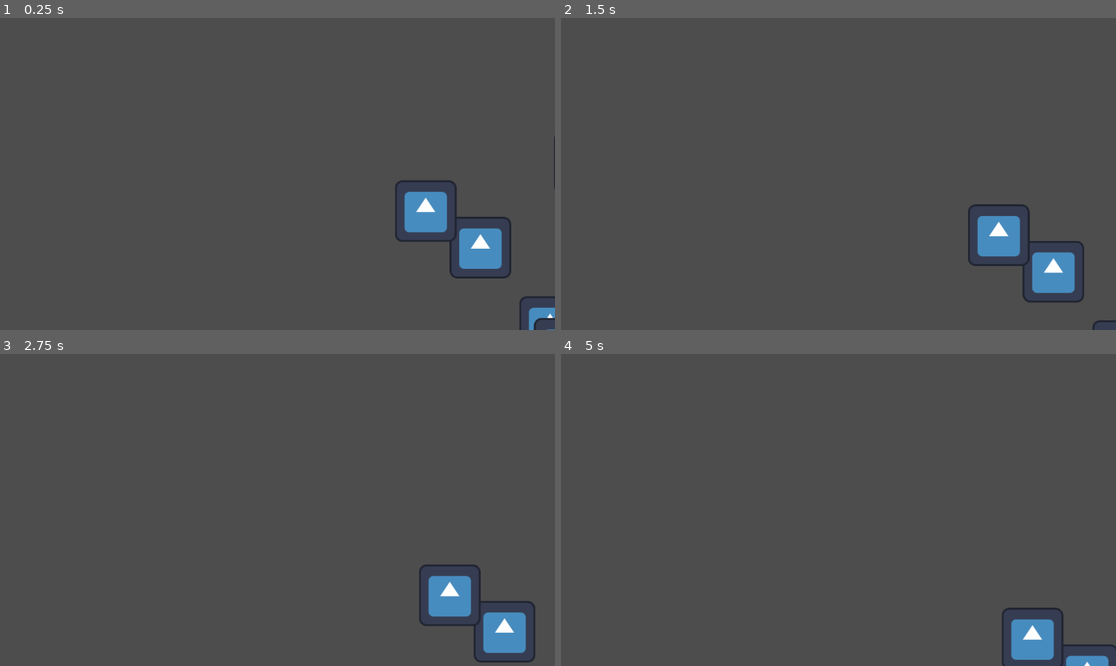
Above: before the commit, frames 1-4 (two rows, left to right).
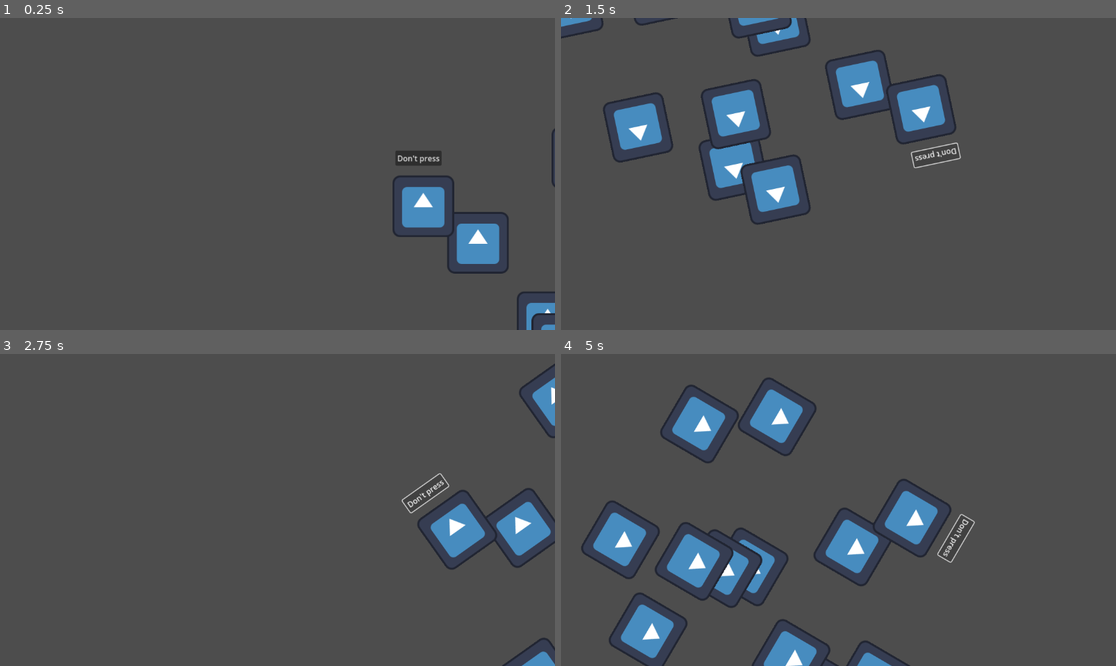
Above: after the commit, the same moments.

Repository: ge0metri/GodtSpoergsmaal
Game: Godot game, scene res://test/main_test.tscn
The game is run twice, just before and just after one commit, with the same random seed, the same clock (stepped at 60 frames per second) and the same inputs. Before the commit the project has no main scene; this scene is started directly in both runs. The engine's default icon, where the game draws it, is replaced by a stand-in: a white triangle on a blue panel in a dark square.
Inputs (mouse positions are in pixels of both pictures, inside the frame that each line leads up to):
- Up to frame 1 (0.25 s): no input
- Up to frame 2 (1.5 s): click (977, 158) at 0.5 s, where only the run after the commit has a clickable "Don't press"; click (938, 161) at 1.25 s, where only the run after the commit has a clickable "Don't press"
- Up to frame 3 (2.75 s): click (377, 491) at 2 s, where only the run after the commit has a clickable "Don't press"
- Up to frame 4 (5 s): no input

The runs differ from the first frame. In frame 1, 2.6% of the frame differs, in the area x 70-100%, y 35-100%; in frame 2, 11%; in frame 3, 6.0%; in frame 4, 13%, in the area x 3-100%, y 7-100%.

Commit message:
Created unit grid

Diff:
--- /dev/null
+++ b/game_logic/unit.gd
@@ -0,0 +1,5 @@
+## Keeps track of unit stats
+extends Resource
+class_name Unit
+
+@export var base_hp: int
--- /dev/null
+++ b/game_logic/unit_grid.gd
@@ -0,0 +1,34 @@
+## This class keeps track of unit starting positions
+extends Resource
+class_name UnitGrid
+
+var map_size_width := 10
+var map_size_height := 6
+var friendly_height := 3
+
+signal unit_added(position: Vector2i, unit: UnitState)
+
+var grid: Dictionary[Vector2i, UnitState] = {}
+
+func add_unit(position: Vector2i, unit: UnitState) -> void:
+	if position.x >= map_size_width:
+		return
+	if position.x < 0:
+		return
+	if unit.team == Enums.Team.PLAYER and (position.y >= friendly_height or position.y < 0):
+		return
+	if unit.team == Enums.Team.ENEMY and (position.y < friendly_height or position.y >= map_size_height):
+		print("Illegal enemy placement")
+		return
+
+	grid[position] = unit
+	unit_added.emit(position, unit)
+
+func remove_unit(position: Vector2i) -> void:
+	grid.erase(position)
+
+func is_tile_occupied(position: Vector2i) -> bool:
+	return grid.has(position)
+
+func get_all_units() -> Array[UnitState]:
+	return grid.values() as Array[UnitState]
--- /dev/null
+++ b/game_logic/unit_state.gd
@@ -0,0 +1,4 @@
+extends Resource
+class_name UnitState
+
+var team: Enums.Team
--- /dev/null
+++ b/helpers/enums.gd
@@ -0,0 +1,5 @@
+class_name Enums
+enum Team {
+	PLAYER,
+	ENEMY,
+}
--- a/project.godot
+++ b/project.godot
@@ -11,5 +11,6 @@
 [application]
 
 config/name="godt-spoersmaal"
+run/main_scene="uid://dg4tfv0eobrua"
 config/features=PackedStringArray("4.5", "Forward Plus")
 config/icon="res://icon.svg"
--- a/test/main_test.tscn
+++ b/test/main_test.tscn
@@ -5,6 +5,7 @@
 
 [node name="Node2D" type="Node2D"]
 script = ExtResource("1_7otsb")
+change = true
 
 [node name="Node2D" parent="." instance=ExtResource("1_plck6")]
 
@@ -45,3 +46,10 @@
 [node name="Node2D19" parent="." instance=ExtResource("1_plck6")]
 
 [node name="Node2D20" parent="." instance=ExtResource("1_plck6")]
+
+[node name="Button" type="Button" parent="."]
+offset_right = 8.0
+offset_bottom = 8.0
+text = "Don't press"
+
+[connection signal="pressed" from="Button" to="." method="_on_button_pressed"]
--- /dev/null
+++ b/test/new_resource.tres
@@ -0,0 +1,15 @@
+[gd_resource type="Resource" load_steps=4 format=3 uid="uid://cbswgq0t600kb"]
+
+[ext_resource type="Script" uid="uid://0fc2e50ak1pf" path="res://test/new_script.gd" id="1_inhpa"]
+
+[sub_resource type="Gradient" id="Gradient_f2blp"]
+
+[sub_resource type="GradientTexture2D" id="GradientTexture2D_kw08p"]
+gradient = SubResource("Gradient_f2blp")
+fill_from = Vector2(0.57522124, 0.2699115)
+fill_to = Vector2(0.84070796, 0.8893805)
+
+[resource]
+script = ExtResource("1_inhpa")
+max_hp = 5
+sprite = SubResource("GradientTexture2D_kw08p")
--- /dev/null
+++ b/test/new_resource60.tres
@@ -0,0 +1,15 @@
+[gd_resource type="Resource" load_steps=4 format=3 uid="uid://gxk7j6jujfnp"]
+
+[ext_resource type="Script" uid="uid://0fc2e50ak1pf" path="res://test/new_script.gd" id="1_beab2"]
+
+[sub_resource type="Gradient" id="Gradient_f2blp"]
+
+[sub_resource type="GradientTexture2D" id="GradientTexture2D_kw08p"]
+gradient = SubResource("Gradient_f2blp")
+fill_from = Vector2(0.57522124, 0.2699115)
+fill_to = Vector2(0.84070796, 0.8893805)
+
+[resource]
+script = ExtResource("1_beab2")
+max_hp = 7
+sprite = SubResource("GradientTexture2D_kw08p")
--- /dev/null
+++ b/test/new_script.gd
@@ -0,0 +1,4 @@
+extends Resource
+
+@export var max_hp: int
+@export var sprite: Texture
--- a/test/spritemover.gd
+++ b/test/spritemover.gd
@@ -1,16 +1,24 @@
 extends Node2D
 
+@export var change:= false
+
+signal mit_signal(ingenting: String)
+
+var rotation_value: int = 0
+var is_rotating:= false
 var speed: Vector2 = Vector2(10, 20)
-@export var change:= false
-var rotation_value: int = 0
 
 # Called when the node enters the scene tree for the first time.
 func _ready() -> void:
+	mit_signal.connect(_on_mit_signal)
+	mit_signal.emit(name)
 	position.x = randf_range(0, 1152)
 	position.y = randf_range(0, 648)
 
 # Called every frame. 'delta' is the elapsed time since the previous frame.
 func _process(delta: float) -> void:
+	if not is_rotating:
+		return
 	if position.y > 648:
 		speed.y *= -1
 	if position.y < 0:
@@ -24,3 +32,10 @@
 	if change:
 		rotation_value = randi_range(1, 5)*((randi()%2)*2-1)
 		change = false
+
+
+func _on_button_pressed() -> void:
+	is_rotating = not is_rotating
+
+func _on_mit_signal(value: String) -> void:
+	print(value)
Not shown, added: game_logic/unit.gd.uid
Not shown, added: game_logic/unit_grid.gd.uid
Not shown, added: game_logic/unit_state.gd.uid
Not shown, added: helpers/enums.gd.uid
Not shown, added: test/new_script.gd.uid
